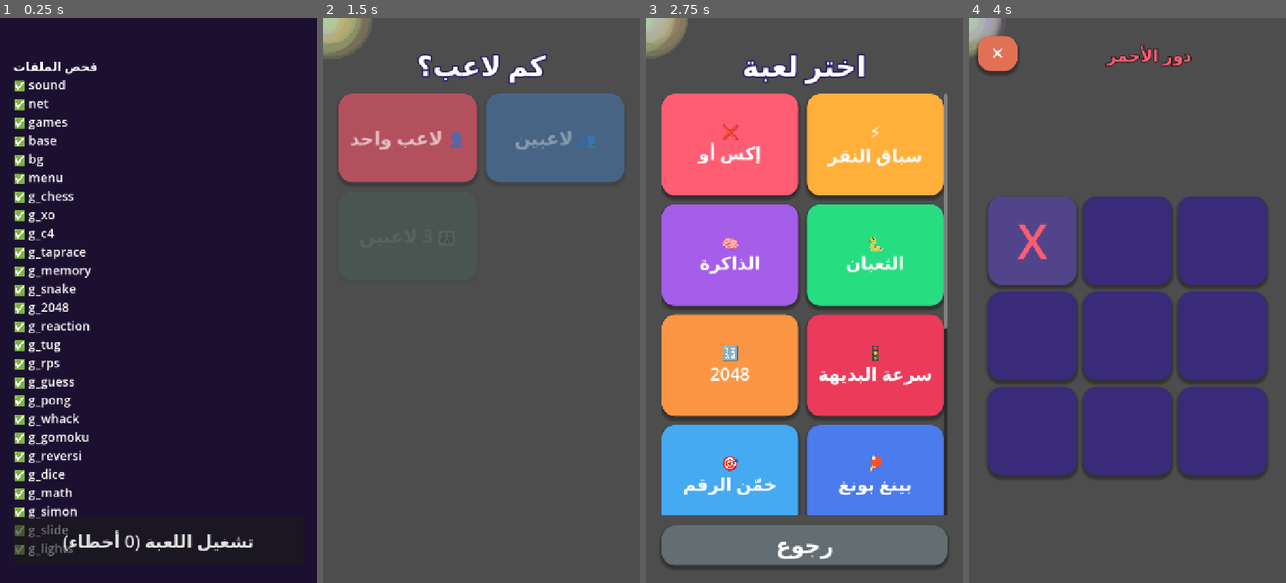
Above: before the commit, frames 1-4 (left to right).
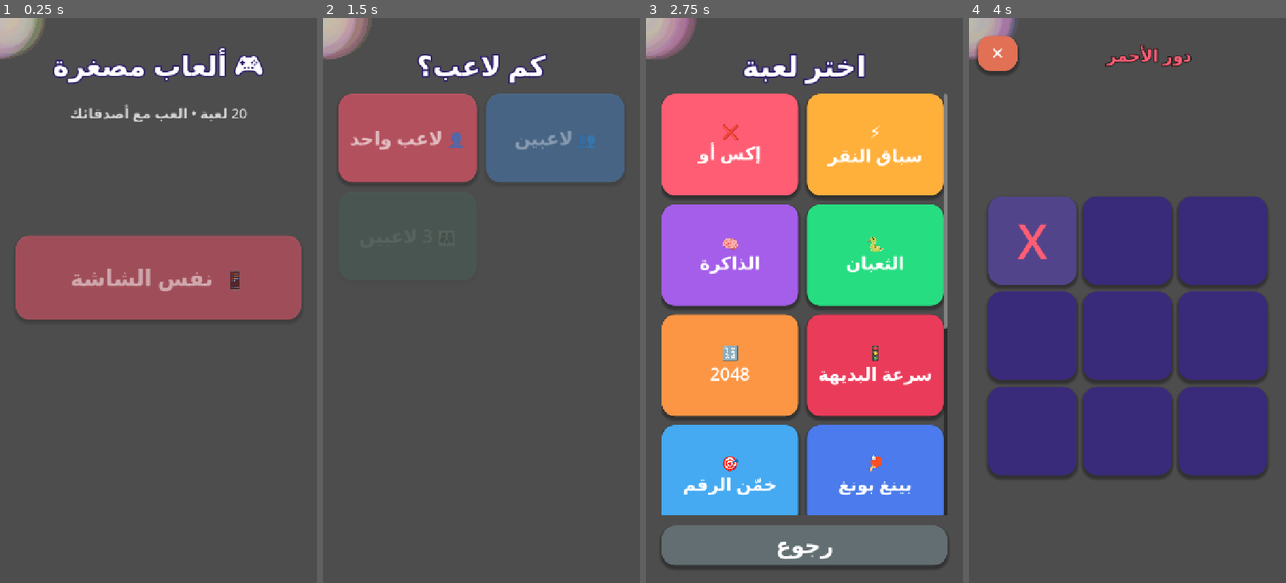
Above: after the commit, the same moments.

Repository: eab71334-web/1234-Party-Rush
Game: Godot game, scene res://main.tscn
The game is run twice, just before and just after one commit, with the same random seed, the same clock (stepped at 60 frames per second) and the same inputs.
Inputs (mouse positions are in pixels of both pictures, inside the frame that each line leads up to):
- Up to frame 1 (0.25 s): no input
- Up to frame 2 (1.5 s): click (481, 543) at 0.5 s, where only the run before the commit has a clickable "تشغيل اللعبة (0 أخطاء)"; click "📱 نفس الشاشة" at 1.25 s
- Up to frame 3 (2.75 s): click "👤 لاعب واحد" at 2 s
- Up to frame 4 (4 s): click "❌ إكس أو" at 2.75 s; click (1032, 238) at 3.52 s

The runs differ from the first frame. In frame 1, 99% of the frame differs, in the area x 0-100%, y 0-100%; in frame 2, 0.6%; in frame 3, 0.8%; in frame 4, 0.3%.

Commit message:
Update main.tscn

Diff:
--- a/main.tscn
+++ b/main.tscn
@@ -1,6 +1,4 @@
 [gd_scene format=3]
-
-[ext_resource type="Script" path="res://boot.gd" id="1"]
-
-[node name="Boot" type="Control"]
+[ext_resource type="Script" path="res://menu.gd" id="1"]
+[node name="Menu" type="Control"]
 script = ExtResource("1")
